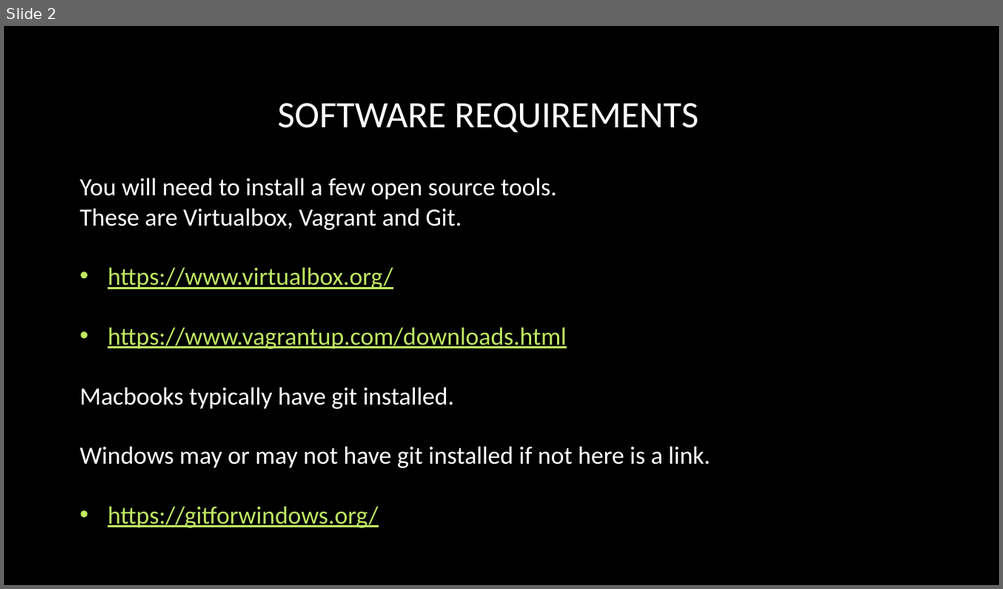
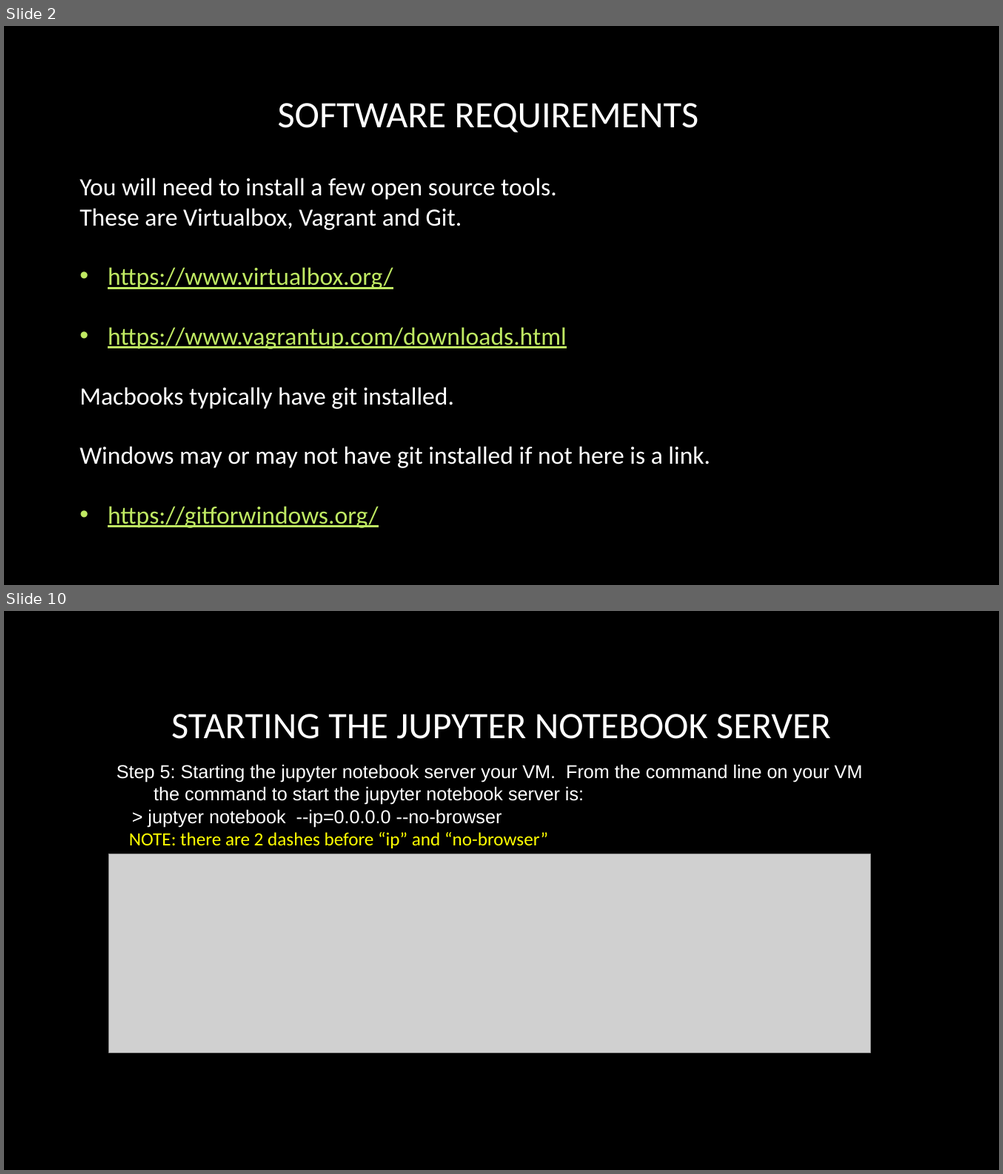
Before and after one commit to adrianopolpo/stat1400, a slide deck: VM_instructions.pptx. Shown one above the other, each under a label of ours: slide 2 before the commit, slides 2 and 10 after it; the slides between them are not shown. The pictures are 1003x589 and 1003x1174 pixels, drawn with LibreOffice and Linux fonts; fonts in the diff are those of the drawing; grey boxes stand for pictures; background and template pictures are left out. Boxes give left, top, right and bottom in pixels: in the first picture for what was removed or moved away, otherwise in the second. Text is boxed around its words. In the diff, an @@ line names an element or a change of style, - is before the commit and + after.

```diff
--- a/VM_instructions.pptx
+++ b/VM_instructions.pptx
@@ slide 10 added at (4, 611, 999, 1170), background picture (left out) @@
@@ title added at (171, 714, 831, 739), 36 pt, text #FFFFFF @@
+STARTING THE JUPYTER NOTEBOOK SERVER
@@ text added at (116, 764, 862, 849), 18 pt, text #FFFFFF @@
+Step 5: Starting the jupyter notebook server your VM. From the command line on your VM
+the command to start the jupyter notebook server is:
+> juptyer notebook --ip=0.0.0.0 --no-browser
+NOTE: there are 2 dashes before “ip” and “no-browser”
@@ picture added at (109, 854, 871, 1054) @@
```
Also in this commit, not shown: 7 slides changed, 3 other slides added, 3 slides removed, 3 other files.
